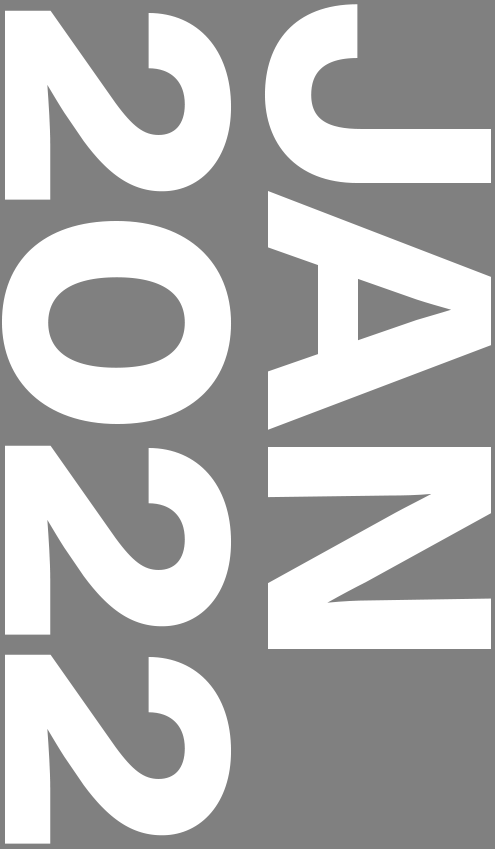
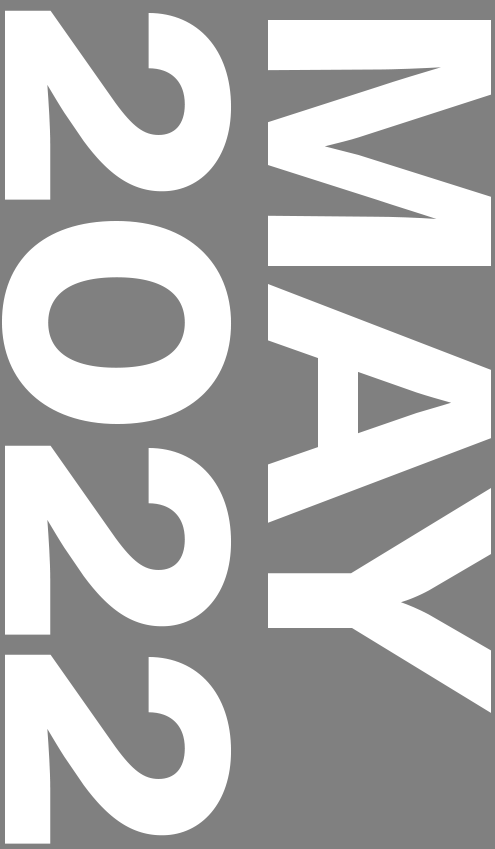
Layer changes from the first 495×849 image to the second:
renamed "JAN 2022" to "MAY 2022", painted on it over bbox(264, 4, 491, 713)
